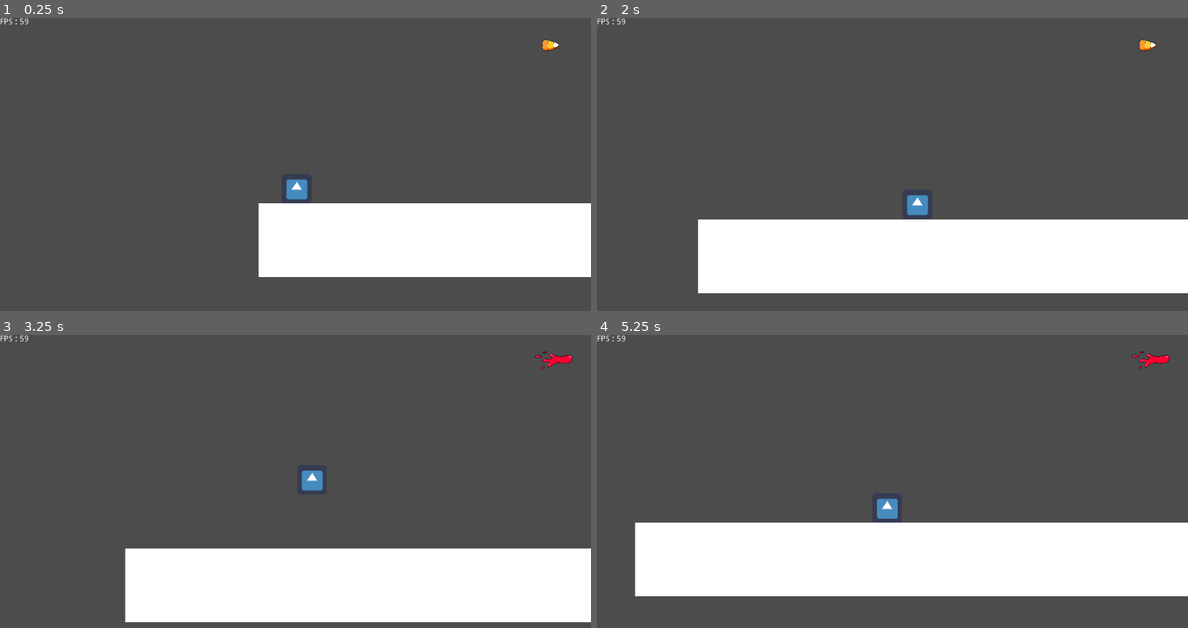
Above: before the commit, frames 1-4 (two rows, left to right).
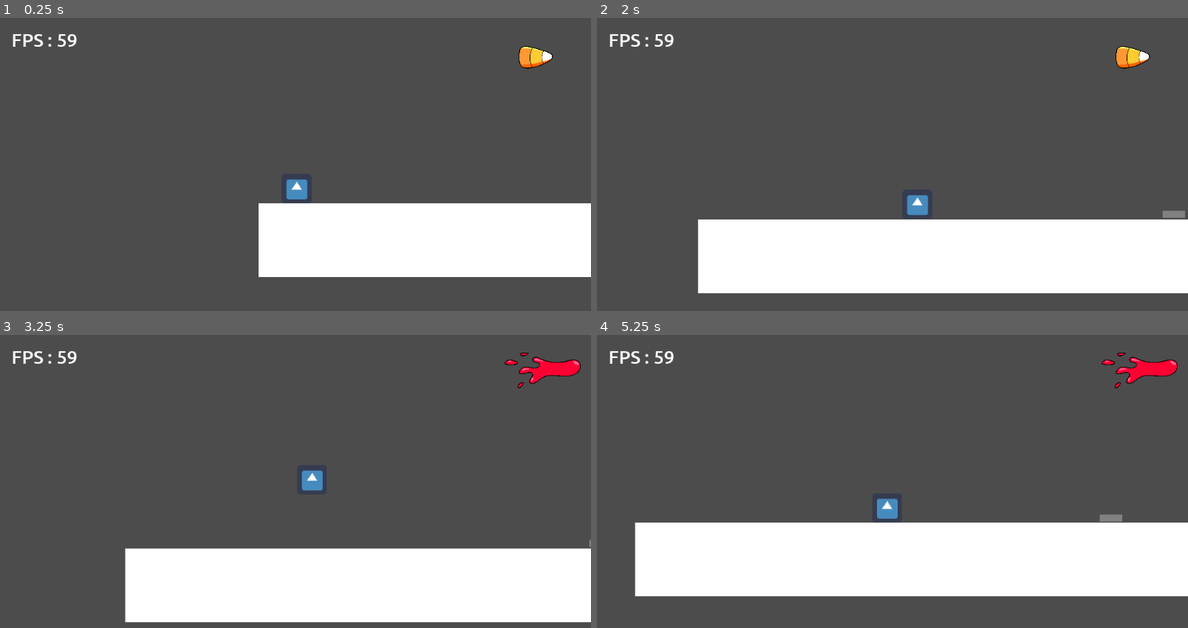
Above: after the commit, the same moments.

Repository: DevTeamVersionControl/SweetDream-Demo
Game: Godot game, scene res://Scenes/Levels/Level2/Level2.tscn
The game is run twice, just before and just after one commit, with the same random seed, the same clock (stepped at 60 frames per second) and the same inputs. The engine's default icon, where the game draws it, is replaced by a stand-in: a white triangle on a blue panel in a dark square.
Inputs:
- Up to frame 1 (0.25 s): no input
- Up to frame 2 (2 s): hold Right (right) from 0.53 s (still down); tap Down (ammo_last) at 0.6 s; tap Space (jump) at 0.77, 1.52 s; tap Up (ammo_next) at 1.35 s
- Up to frame 3 (3.25 s): release Right (right) at 2.03 s; hold Left (left) 2.03-2.78 s; hold F (shoot) 2.03-2.78 s; hold Right (right) from 2.78 s (still down); tap Down (ammo_last) at 2.85 s; tap Space (jump) at 3.02 s
- Up to frame 4 (5.25 s): tap Up (ammo_next) at 3.6 s; tap Space (jump) at 3.77, 4.52 s; release Right (right) at 4.28 s; hold Left (left) 4.28-5.03 s; tap F (shoot) at 4.35 s; hold Right (right) from 5.03 s (still down); tap Down (ammo_last) at 5.1 s

The runs differ from the first frame. In frame 1, 0.7% of the frame differs, in the area x 0-95%, y 0-18%; in frame 2, 0.8%; in frame 3, 0.9%; in frame 4, 1.0%, in the area x 0-99%, y 0-64%.

Commit message:
Added a door and button system

Diff:
--- a/Base/Assets/art/Animation/Jelly_Cube/Idle/new_spriteframes.tres
+++ b/Base/Assets/art/Animation/Jelly_Cube/Idle/new_spriteframes.tres
@@ -68,11 +68,6 @@
 "name": "default",
 "speed": 5.0
 }, {
-"frames": [ ExtResource( 17 ), ExtResource( 24 ), ExtResource( 11 ), ExtResource( 40 ), ExtResource( 39 ), ExtResource( 32 ), ExtResource( 41 ), ExtResource( 38 ), ExtResource( 37 ), ExtResource( 30 ), ExtResource( 31 ), ExtResource( 42 ), ExtResource( 33 ), ExtResource( 43 ), ExtResource( 35 ), ExtResource( 27 ), ExtResource( 29 ) ],
-"loop": true,
-"name": "Idle",
-"speed": 5.0
-}, {
 "frames": [ ExtResource( 15 ), ExtResource( 18 ), ExtResource( 23 ), ExtResource( 13 ), ExtResource( 16 ) ],
 "loop": true,
 "name": "HitParticle",
@@ -92,4 +87,9 @@
 "loop": true,
 "name": "Jump",
 "speed": 8.0
+}, {
+"frames": [ ExtResource( 17 ), ExtResource( 24 ), ExtResource( 11 ), ExtResource( 40 ), ExtResource( 39 ), ExtResource( 32 ), ExtResource( 41 ), ExtResource( 38 ), ExtResource( 37 ), ExtResource( 30 ), ExtResource( 31 ), ExtResource( 42 ), ExtResource( 33 ), ExtResource( 43 ), ExtResource( 35 ), ExtResource( 27 ), ExtResource( 29 ) ],
+"loop": true,
+"name": "Idle",
+"speed": 5.0
 } ]
--- a/Base/Scenes/Environment/Blocks/JelloCube.tscn
+++ b/Base/Scenes/Environment/Blocks/JelloCube.tscn
@@ -20,7 +20,7 @@
 
 [sub_resource type="RectangleShape2D" id=3]
 
-[node name="JelloCube" type="KinematicBody2D"]
+[node name="JelloCube" type="KinematicBody2D" groups=["movable"]]
 collision_layer = 9
 script = ExtResource( 1 )
 
--- /dev/null
+++ b/Base/Scenes/Environment/Triggerable/Door.tscn
@@ -0,0 +1,17 @@
+[gd_scene load_steps=4 format=2]
+
+[ext_resource path="res://Assets/art/hurt_frame.png" type="Texture" id=1]
+[ext_resource path="res://Scripts/Door.gd" type="Script" id=2]
+
+[sub_resource type="RectangleShape2D" id=1]
+
+[node name="Door" type="StaticBody2D"]
+script = ExtResource( 2 )
+
+[node name="CollisionShape2D" type="CollisionShape2D" parent="."]
+scale = Vector2( 1, 6 )
+shape = SubResource( 1 )
+
+[node name="Sprite" type="Sprite" parent="."]
+scale = Vector2( 0.3, 2 )
+texture = ExtResource( 1 )
--- /dev/null
+++ b/Base/Scenes/Environment/Triggers/Button.tscn
@@ -0,0 +1,27 @@
+[gd_scene load_steps=6 format=2]
+
+[ext_resource path="res://Assets/art/button/button1.png" type="Texture" id=1]
+[ext_resource path="res://Scripts/Button.gd" type="Script" id=2]
+[ext_resource path="res://Assets/art/button/button2.png" type="Texture" id=3]
+
+[sub_resource type="SpriteFrames" id=2]
+animations = [ {
+"frames": [ ExtResource( 1 ), ExtResource( 3 ) ],
+"loop": true,
+"name": "default",
+"speed": 5.0
+} ]
+
+[sub_resource type="RectangleShape2D" id=1]
+
+[node name="Button" type="Area2D"]
+script = ExtResource( 2 )
+
+[node name="Sprite" type="AnimatedSprite" parent="."]
+scale = Vector2( 0.306365, 0.307061 )
+frames = SubResource( 2 )
+
+[node name="CollisionShape2D" type="CollisionShape2D" parent="."]
+shape = SubResource( 1 )
+
+[connection signal="body_entered" from="." to="." method="_on_Area2D_body_entered"]
--- a/Base/Scenes/Levels/Level2/Level2.tscn
+++ b/Base/Scenes/Levels/Level2/Level2.tscn
@@ -1,10 +1,11 @@
-[gd_scene load_steps=6 format=2]
+[gd_scene load_steps=7 format=2]
 
 [ext_resource path="res://Scenes/Player.tscn" type="PackedScene" id=1]
 [ext_resource path="res://Scenes/Environment/Blocks/Terrain.tscn" type="PackedScene" id=2]
 [ext_resource path="res://Scenes/Environment/Triggerable/EnemySpawner.tscn" type="PackedScene" id=3]
 [ext_resource path="res://Scenes/UserInterface/FPSCounter.tscn" type="PackedScene" id=4]
 [ext_resource path="res://Scenes/UserInterface/AmmoDisplay.tscn" type="PackedScene" id=5]
+[ext_resource path="res://Scenes/Environment/Triggers/Button.tscn" type="PackedScene" id=7]
 
 [node name="Level2" type="Node"]
 
@@ -22,4 +23,8 @@
 
 [node name="EnemySpawner" parent="." instance=ExtResource( 3 )]
 position = Vector2( 941, 295 )
+trigger = NodePath("../Button")
 time_between_spawn = 5.0
+
+[node name="Button" parent="." instance=ExtResource( 7 )]
+position = Vector2( 412, 333 )
--- a/Base/Scenes/UserInterface/AmmoDisplay.tscn
+++ b/Base/Scenes/UserInterface/AmmoDisplay.tscn
@@ -11,12 +11,13 @@
 anchor_top = 0.08
 anchor_right = 0.932
 anchor_bottom = 0.08
-margin_left = -75.1241
-margin_top = -45.5717
-margin_right = 1844.88
-margin_bottom = 1034.43
+margin_left = -178.368
+margin_top = -72.0
+margin_right = 3731.63
+margin_bottom = 2116.0
 rect_scale = Vector2( 0.0778754, 0.0842884 )
 texture = ExtResource( 1 )
+expand = true
 __meta__ = {
 "_edit_use_anchors_": false
 }
--- a/Base/Scenes/UserInterface/FPSCounter.tscn
+++ b/Base/Scenes/UserInterface/FPSCounter.tscn
@@ -1,13 +1,22 @@
-[gd_scene load_steps=2 format=2]
+[gd_scene load_steps=5 format=2]
 
 [ext_resource path="res://Scripts/FPSCounter.gd" type="Script" id=1]
+[ext_resource path="res://Assets/Fonts/Ubuntu-M.ttf" type="DynamicFontData" id=2]
+
+[sub_resource type="DynamicFont" id=1]
+size = 32
+font_data = ExtResource( 2 )
+
+[sub_resource type="Theme" id=2]
+Label/fonts/font = SubResource( 1 )
 
 [node name="FPSCounter" type="CanvasLayer"]
 script = ExtResource( 1 )
 
 [node name="Label" type="Label" parent="."]
-margin_right = 40.0
-margin_bottom = 14.0
+margin_left = 20.0
+margin_top = 20.0
+theme = SubResource( 2 )
 __meta__ = {
 "_edit_use_anchors_": false
 }
--- /dev/null
+++ b/Base/Scripts/Button.gd
@@ -0,0 +1,11 @@
+extends Area2D
+
+signal on
+
+var on := false
+
+func _on_Area2D_body_entered(body):
+	if body.is_in_group("player") || body.is_in_group("movable"):
+		emit_signal("on")
+		on = true
+		$Sprite.frame = 1
--- /dev/null
+++ b/Base/Scripts/Door.gd
@@ -0,0 +1,13 @@
+extends StaticBody2D
+
+export var trigger : NodePath
+onready var trigger_obj = get_node(trigger)
+
+func _ready():
+	if trigger_obj:
+		trigger_obj.connect("on", self, "on_trigger_on")
+
+func on_trigger_on():
+	call_deferred("set_collision_layer_bit", 0, false)
+	call_deferred("set_collision_mask_bit", 0, false)
+	$Sprite.visible = false
Binary file added: Base/Assets/Fonts/Ubuntu-M.ttf
Binary file added: Base/Assets/art/button/button1.png
Not shown, added: Base/Assets/art/button/button1.png.import
Binary file added: Base/Assets/art/button/button2.png
Not shown, added: Base/Assets/art/button/button2.png.import
Binary file changed: Base/Assets/art/explosion.png
Binary file changed: Base/Assets/art/jawbreaker.png
Not shown, added: Base/Assets/art/button.png~
Not shown, added: Base/Assets/art/button/button.png~
Not shown, added: Base/Assets/art/button/button2.png~
Not shown, added: Base/Assets/art/explosion.png~
Not shown, added: Base/Assets/art/jawbreaker.png~
